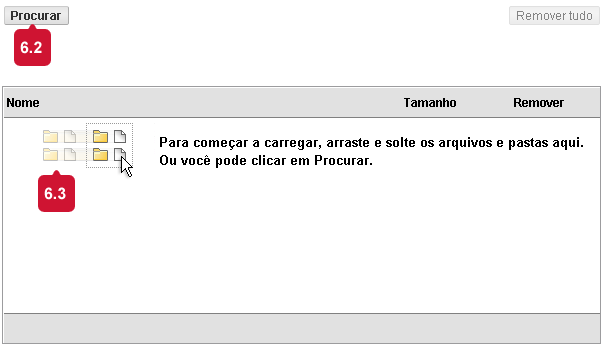
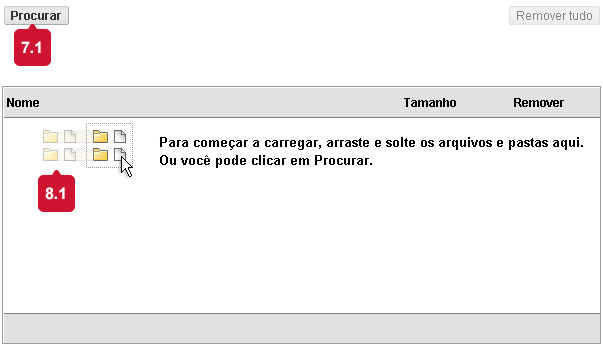
Comparing the layer stacks of the two 603x345 images. Changes:
showed group "gruposMarcadores" (15 layers) over [16,26,75,212]
added group "1 UP cópia" with 2 layers in group "gruposMarcadores" over [40,172,73,200]
added layer "8.1" in group "1 UP cópia" over [45,187,65,200]
added layer "Forma 8 cópia 4" (1st of 2, in "gruposMarcadores" › "1 UP cópia") in group "1 UP cópia" over [40,172,73,200]
renamed "2.2" to "7.1", painted on it over [21,41,75,212]
painted on "Forma 8 cópia 4" (2nd of 2, in "gruposMarcadores" › "1 UP"), masked it over [16,26,75,212]
